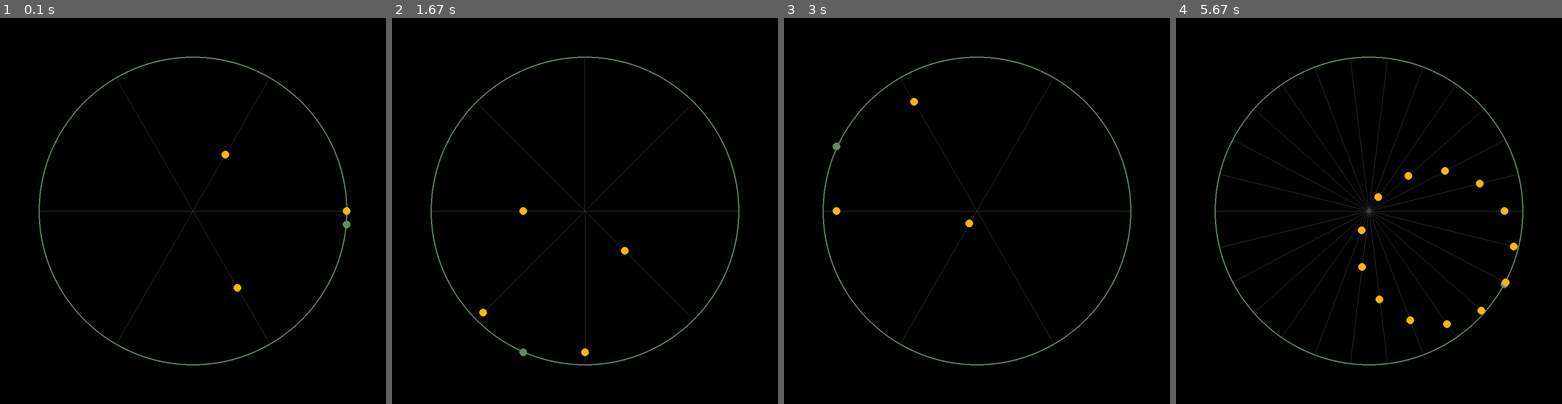
Above: before the commit, frames 1-4 (left to right).
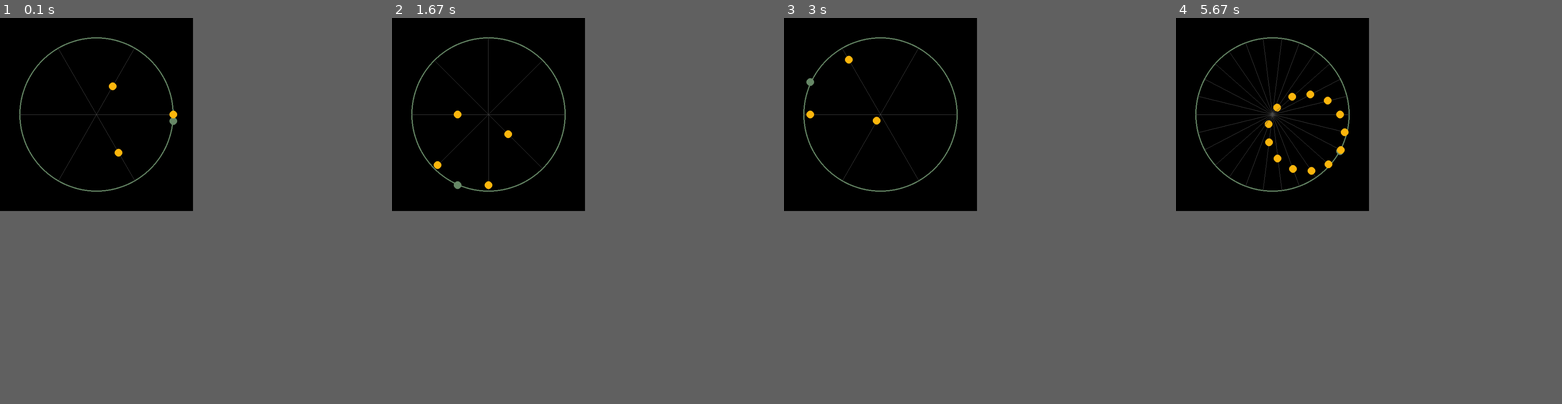
Above: after the commit, the same moments.

Repository: Gunsi1973/beautifulcode
Game: pygame game, started from 032 - Trigonometrie beautiful/main.py
Same seed, same stepped clock (60 frames per second), same inputs: the game is played once before the commit and once after it.
Inputs:
- Up to frame 1 (0.1 s): no input
- Up to frame 2 (1.67 s): tap + at 0.33 s
- Up to frame 3 (3 s): tap - at 1.67 s
- Up to frame 4 (5.67 s): tap + at 3, 3.4, 3.7, 3.9, 4.23, 4.53, 4.73, 5.03, 5.3, 5.63 s
In our replay, the window is 900x900 before the commit and 450x450 after it. These sizes can differ from the game's own. Grey fills any space a smaller window leaves; there, only what the larger window draws over its background counts as a difference.

The runs differ from the first frame. In frame 1, 2.0% of the frame differs, in the area x 5-91%, y 5-90%; in frame 2, 2.1%; in frame 3, 2.0%; in frame 4, 4.0%.

Commit message:
updates, neue abgaben

Diff:
--- /dev/null
+++ b/000_Moodle_Basics/abgaben/kreisblumen_vjosa.py
@@ -0,0 +1,98 @@
+import turtle
+screen = turtle.Screen()
+def zeichne_kreise(t, radius, farbe):
+    t.circle(radius)
+    t.color(farbe)
+
+def zeichne_kreisblume(anzahl_kreise,radius, radius_variation, farbpalette):
+    t = turtle.Turtle()
+    t.pensize(2)
+    t.speed(10)
+
+    for i in range(12):
+        farbe= farbpalette[i % len(farbpalette)]
+        t.color(farbe)
+        aktueller_radius = radius + (i * radius_variation)
+        zeichne_kreise(t, aktueller_radius, farbe)
+        t.right(360 / anzahl_kreise)
+
+screen = turtle.Screen()
+farbpalette = ["red", "blue", "purple", "yellow", "brown", "green",]
+zeichne_kreisblume(12,50, 5, farbpalette)
+
+screen.exitonclick()
+
+# import turtle
+
+# def zeichne_kreise(t, radius):
+#     t.circle(radius)
+
+# def zeichne_kreisblume(anzahl_kreise, radius, radius_variation, farbpalette):
+#     t = turtle.Turtle()
+#     t.pensize(2)
+#     t.speed(0)  # Maximale Geschwindigkeit
+
+#     screen = turtle.Screen()
+#     screen.tracer(0)  # Animationen deaktivieren
+
+#     for i in range(anzahl_kreise):
+#         farbe = farbpalette[i % len(farbpalette)]
+#         t.color(farbe)
+#         aktueller_radius = radius + (i * radius_variation)
+#         zeichne_kreise(t, aktueller_radius)
+#         t.right(360 / anzahl_kreise)
+
+#     screen.update()  # Zeichnung aktualisieren
+#     screen.exitonclick()
+
+# # Hauptprogramm
+# farbpalette = ["red", "blue", "purple", "yellow", "brown", "green"]
+# zeichne_kreisblume(50, 90, 0, farbpalette)
+
+# import turtle
+# import math
+
+# def zeichne_kreise(t, radius):
+#     t.circle(radius)
+
+# def zeichne_kreisblume(anzahl_kreise, radius, farbpalette, wellenhoehe, frequenz):
+#     t = turtle.Turtle()
+#     t.pensize(2)
+#     t.speed(0)  # Maximale Geschwindigkeit
+
+#     screen = turtle.Screen()
+#     screen.setup(width=800, height=600)  # Fenstergröße anpassen
+#     # screen.tracer(0)  # Animationen deaktivieren
+
+#     # Abstand zwischen den Kreisen
+#     abstand = 5
+#     start_x = -screen.window_width() // 2  # Startpunkt am linken Rand
+
+#     for i in range(anzahl_kreise):
+#         farbe = farbpalette[i % len(farbpalette)]
+#         t.color(farbe)
+
+#         # Berechnung der Position auf der Sinuslinie
+#         x = start_x + i * abstand
+#         y = wellenhoehe * math.sin(frequenz * x)
+
+#         # Turtle an die neue Position setzen
+#         t.penup()
+#         t.goto(x, y)
+#         t.pendown()
+
+#         # Kreis zeichnen
+#         zeichne_kreise(t, radius)
+
+#     screen.update()  # Zeichnung aktualisieren
+#     screen.exitonclick()
+
+# # Hauptprogramm
+# farbpalette = ["red", "blue", "purple", "yellow", "brown", "green"]
+# zeichne_kreisblume(
+#     anzahl_kreise=180,  # Anzahl der Kreise
+#     radius=30,         # Radius der Kreise
+#     farbpalette=farbpalette,
+#     wellenhoehe=100,    # Höhe der Sinuswelle
+#     frequenz=0.05      # Frequenz der Sinuswelle (je kleiner, desto länger die Welle)
+# )
--- a/000_Moodle_Basics/abgaben/passwort_generator_almin.py
+++ b/000_Moodle_Basics/abgaben/passwort_generator_almin.py
@@ -82,18 +82,20 @@
 
 length_pass = int(input("Please enter your desired password length: "))
 
-input1 = input("Would you like your Password to contain 'Uppercase'? ")
-input2 = input("Would you like your Password to contain 'Digets'? ")
-input3 = input("Would you like your Password to contain 'Punctuation'? ")
+input1 = input("Would you like your Password to contain 'Uppercase'? (Please anwser with 'yes' or 'y') ")
+input2 = input("Would you like your Password to contain 'Digets'? (Please anwser with 'yes' or 'y') ")
+input3 = input("Would you like your Password to contain 'Punctuation'? (Please anwser with 'yes' or 'y') ")
 
-f_uppercase = True if input1 == "Yes" or input1 == "yes" else False
-f_digets = True if input2 == "Yes" or input2 == "yes" else False
-f_punctuation = True if input3 == "Yes" or input3 == "yes" else False
+f_uppercase = True if input1 == "y" or input1 == "yes" else False
+f_digets = True if input2 == "y" or input2 == "yes" else False
+f_punctuation = True if input3 == "y" or input3 == "yes" else False
 
-result = zxcvbn(Passwort_generieren(length_pass))
-print(result)
+the_password = Passwort_generieren(length_pass)
+result = zxcvbn(the_password)
 crack_times = result['crack_times_seconds']
 
-print(f"Your generated Password is ---> {Passwort_generieren(length_pass)}")
+print(f"Your generated Password is ---> {the_password}")
 print(f"Score: {result['score']}")
 print(f"Offline Attack (1,000 guesses/second): {convert_seconds_to_readable(round(crack_times['offline_slow_hashing_1e4_per_second']))}")
+
+random.seed()
--- /dev/null
+++ b/000_Moodle_Basics/abgaben/reisebudget_vjosa.py
@@ -0,0 +1,25 @@
+# Funktion zur Berechnung der Gesamtkosten und des Vergleichs mit dem Budget
+def berechne_reisekosten(budget, transport, unterkunft, verpflegung):
+    gesamtkosten = transport + unterkunft + verpflegung
+    differenz = budget - gesamtkosten
+    return gesamtkosten, differenz
+
+# Benutzeraufforderung zur Eingabe des Budgets und der Kosten für verschiedene Kategorien
+budget = float(input("Gib dein Reisebudget ein: "))
+transport = float(input("Gib die geschätzten Transportkosten ein: "))
+unterkunft = float(input("Gib die geschätzten Unterkunftskosten ein: "))
+verpflegung = float(input("Gib die geschätzten Verpflegungskosten ein: "))
+
+# Berechnung der Gesamtkosten und der Differenz zum Budget
+gesamtkosten, differenz = berechne_reisekosten(budget, transport, unterkunft, verpflegung)
+
+# Ausgabe der Ergebnisse
+print("\n--- Reisekostenübersicht ---")
+print(f"Gesamtkosten der Reise: {gesamtkosten:.2f} CHF")
+print(f"Dein Budget: {budget:.2f} CHF")
+
+# Überprüfung, ob das Budget eingehalten wird
+if gesamtkosten <= budget:
+    print("Die Reise bleibt innerhalb deines Budgets! Du hast noch {:.2f} CHF übrig.".format(differenz))
+else:
+    print("Achtung! Du überschreitest dein Budget um {:.2f} CHF.".format(abs(differenz)))
--- /dev/null
+++ b/000_Moodle_Basics/abgaben/temparaturumrechner_suela.py
@@ -0,0 +1,6 @@
+celsius = int(input("Gib die Temperatur in Celsius ein: "))
+# Umrechnung von Celsius in Fahrenheit
+fahrenheit = celsius * 9/5 + 32
+
+# Berechnung für das Ergebnis
+print("Die Fahrenheit angabe von " + str(celsius) + " Grad Celsius in Fahrenheit ist " + str(fahrenheit))
--- /dev/null
+++ b/000_Moodle_Basics/abgaben/temparaturumrechner_vjosa.py
@@ -0,0 +1,23 @@
+# Funktion zur Umrechnung von Celsius in Fahrenheit oder von Fahrenheit in Celsius
+
+def celsius_in_fahrenheit(celsius, decimal_places):
+    fahrenheit = celsius * (9/5) + 32
+    return round(fahrenheit, decimal_places)
+
+def fahrenheit_in_celsius(fahrenheit, decimal_places):
+    celsius = (fahrenheit - 32) * (5/9)
+    return round(celsius, decimal_places)
+
+# Benutzeraufforderung zur Eingabe der Temperatur in Celsius oder Farenheit
+celsius = float(input("Gib die Temperatur in Celsius ein: "))
+fahrenheit = float(input("Gib die Temperatur in Fahrenheit ein: "))
+decimal_places = int(input("Gib die Anzahl der Dezimalstellen ein, auf die gerundet werden soll: "))
+
+
+# Umrechnung in Fahrenheit und in Celsius
+fahrenheit_gerechnet = celsius_in_fahrenheit(celsius, decimal_places)
+celsius_gerechnet = fahrenheit_in_celsius(fahrenheit, decimal_places)
+
+# Ausgabe der Ergebnisse
+print(f"{celsius}°C entsprechen {fahrenheit_gerechnet:.2f}°F, gerundet auf {decimal_places} Dezimalstellen.")
+print(f"{fahrenheit}°F°C entsprechen {celsius_gerechnet:.2f}°C, gerundet auf {decimal_places} Dezimalstellen.")
--- /dev/null
+++ b/000_Moodle_Erweitert/tic_tac_toe.py
@@ -0,0 +1,183 @@
+#!/usr/bin/env python
+# coding: utf-8
+
+# ------- Global Variables --------
+
+# Game board
+board = ["-", "-", "-",
+         "-", "-", "-",
+         "-", "-", "-"]
+
+# If game is still going
+game_still_going = True
+
+
+# Who won? Or tie?
+winner = None
+
+
+# Whos turn is it?
+current_player = "X"
+
+# --------- Functions -----------
+
+
+def display_board():
+    print(board[0] + " | " + board[1] + " | " + board[2])
+    print(board[3] + " | " + board[4] + " | " + board[5])
+    print(board[6] + " | " + board[7] + " | " + board[8])
+
+
+# Play a game of tic tac toe
+def play_game():
+
+    display_board()
+
+    # While the game is still going
+    while game_still_going:
+
+        # Handle a single turn of an arbitrary player
+        handle_turn(current_player)
+
+        # Check if the game has ended
+        check_if_game_over()
+
+        # Flip to the other player
+        flip_player()
+
+    # The game has ended
+    if winner == "X" or winner == "O":
+        print(winner + " won.")
+    elif winner == None:
+        print("Tie.")
+
+
+def handle_turn(player):
+
+    print(player + "'s turn.")
+    position = input("Choose a position from 1-9: ")
+
+    valid = False
+    while not valid:
+
+        while position not in ["1", "2", "3", "4", "5", "6", "7", "8", "9"]:
+            position = input("Choose a position from 1-9: ")
+
+        position = int(position) - 1
+
+        if board[position] == "-":
+            valid = True
+        else:
+            print("You can't go there. Go again.")
+
+    board[position] = player
+
+    display_board()
+
+
+def check_if_game_over():
+    check_for_winner()
+    check_if_tie()
+
+
+def check_for_winner():
+    # Set up global variables
+    global winner
+    # check rows
+    row_winner = check_rows()
+    # check columns
+    column_winner = check_columns()
+    # check diagonals
+    diagonal_winner = check_diagonals()
+    if row_winner:
+        # there was a win
+        winner = row_winner
+    elif column_winner:
+        # there was a win
+        winner = column_winner
+    elif diagonal_winner:
+        # there was a win
+        winner = diagonal_winner
+    else:
+        # ther was no win
+        winner = None
+    return
+
+
+def check_rows():
+    # Set up global variables
+    global game_still_going
+    # check if any of the rows have all the same values (and is not empty)
+    row_1 = board[0] == board[1] == board[2] != "-"
+    row_2 = board[3] == board[4] == board[5] != "-"
+    row_3 = board[6] == board[7] == board[8] != "-"
+    # If any row does have a match, flag that there is a win
+    if row_1 or row_2 or row_3:
+        game_still_going = False
+    # Return the winner (X or O)
+    if row_1:
+        return board[0]
+    elif row_2:
+        return board[3]
+    elif row_3:
+        return board[6]
+    return
+
+
+def check_columns():
+    # Set up global variables
+    global game_still_going
+    # check if any of the columns have all the same values (and is not empty)
+    column_1 = board[0] == board[3] == board[6] != "-"
+    column_2 = board[1] == board[4] == board[7] != "-"
+    column_3 = board[2] == board[5] == board[8] != "-"
+    # If any column does have a match, flag that there is a win
+    if column_1 or column_2 or column_3:
+        game_still_going = False
+    # Return the winner (X or O)
+    if column_1:
+        return board[0]
+    elif column_2:
+        return board[1]
+    elif column_3:
+        return board[2]
+    return
+
+
+def check_diagonals():
+    # Set up global variables
+    global game_still_going
+    # check if any of the diagonals have all the same values (and is not empty)
+    diagonal_1 = board[0] == board[4] == board[8] != "-"
+    diagonal_2 = board[2] == board[4] == board[6] != "-"
+    # If any diagonal does have a match, flag that there is a win
+    if diagonal_1 or diagonal_2:
+        game_still_going = False
+    # Return the winner (X or O)
+    if diagonal_1:
+        return board[0]
+    elif diagonal_2:
+        return board[2]
+    return
+
+
+def check_if_tie():
+    global game_still_going
+    if "-" not in board:
+        game_still_going = False
+    return
+
+
+def flip_player():
+    # global variables we need
+    global current_player
+    # if the current player was X, then change it to O
+    if current_player == "X":
+        current_player = "O"
+    # if the current player was O, then change it to X
+    elif current_player == "O":
+        current_player = "X"
+    return
+
+
+play_game()
--- a/032 - Trigonometrie beautiful/main.py
+++ b/032 - Trigonometrie beautiful/main.py
@@ -3,7 +3,7 @@
 import math
 
 pg.init()
-resolution = Vec(1000,1000)
+resolution = Vec(500,500)
 screen = pg.display.set_mode(resolution)
 center = resolution / 2
 radius = min(resolution * 0.4)
